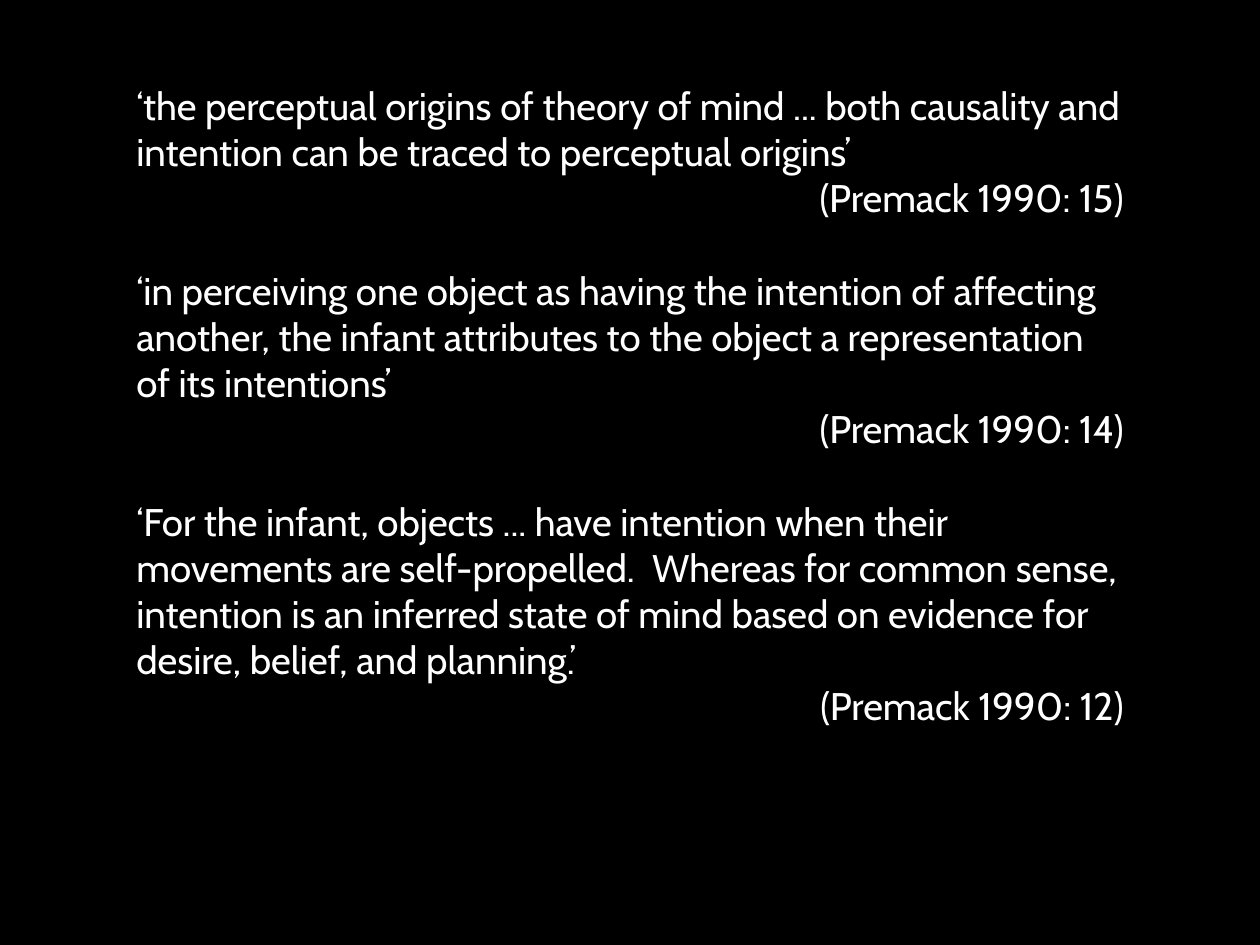
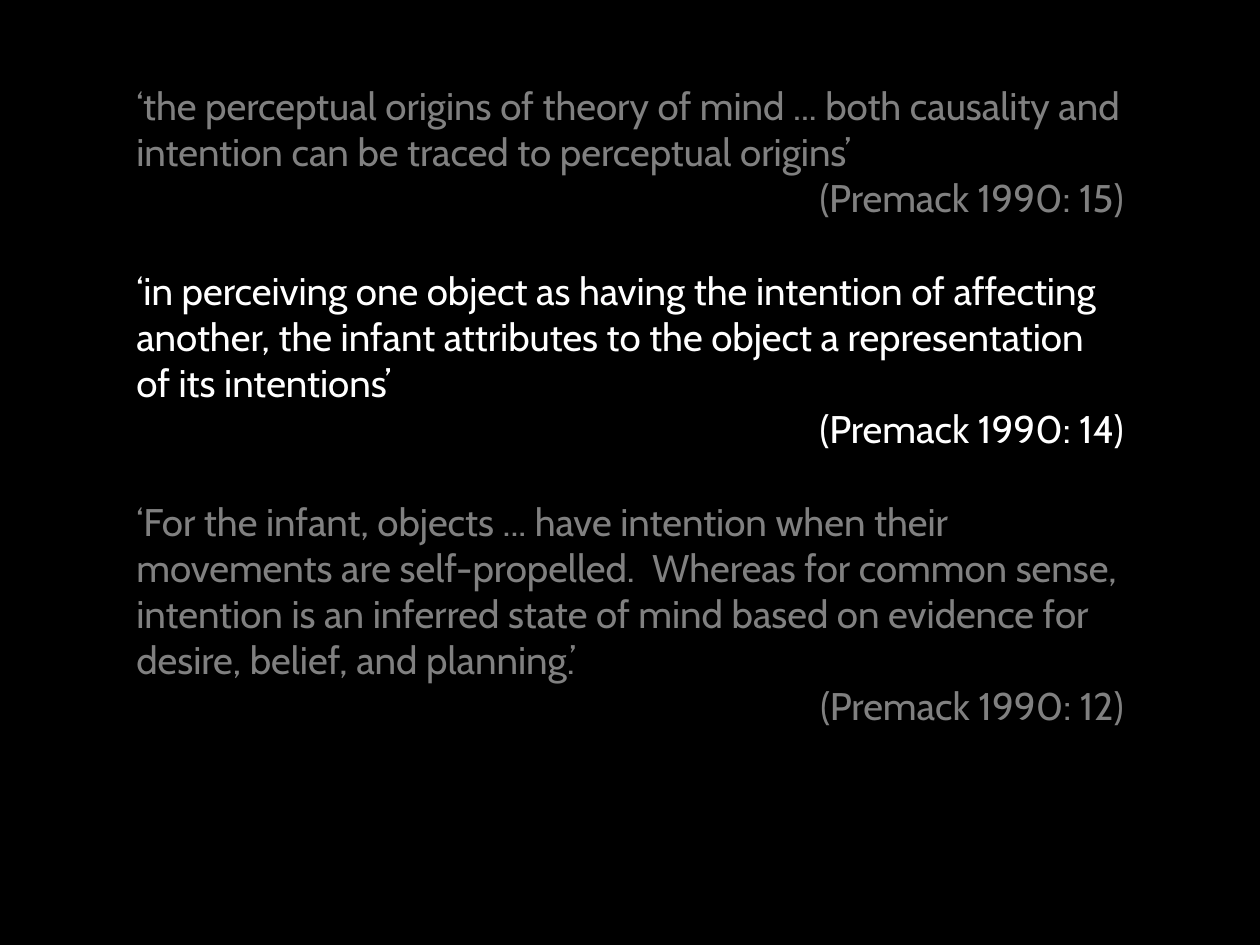
Before and after one commit to butterfill/lecture_mindreading_joint_action_philosophical_tools, a slide deck: slide 29 of lecture06 goal ascription teleological motor/lecture06.ppt.pptx (slide 3 before the commit). Drawn at 1260x945 pixels with LibreOffice and Linux fonts; fonts in the diff are those of the drawing. Boxes give left, top, right and bottom in pixels: in the first picture for what was removed or moved away, otherwise in the second. Text is boxed around its words. In the diff, an @@ line names an element or a change of style, - is before the commit and + after.

```diff
--- a/lecture06 goal ascription teleological motor/lecture06.ppt.pptx
+++ b/lecture06 goal ascription teleological motor/lecture06.ppt.pptx
@@ text at [136, 91, 1124, 725]: text colour #FFFFFF to #808080 in "‘the perceptual origins of theory of mind ...", "(Premack 1990: 15)", "‘For the infant, objects ... have intention ...", "(Premack 1990: 12)" @@
```
Also in this commit, not shown: 4 other slides changed, 62 slides added.
